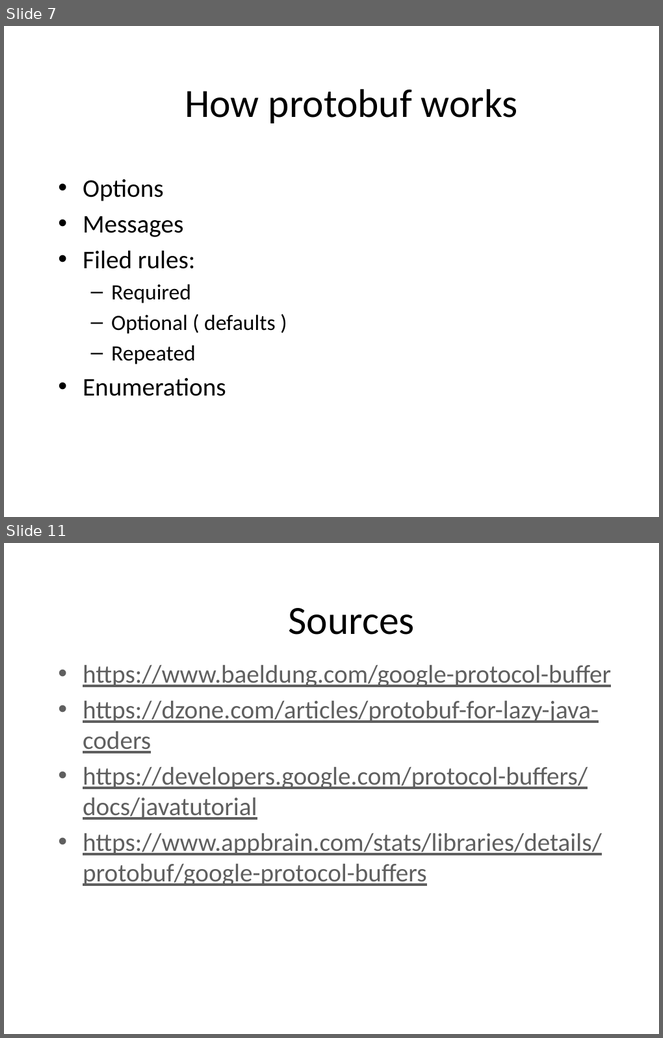
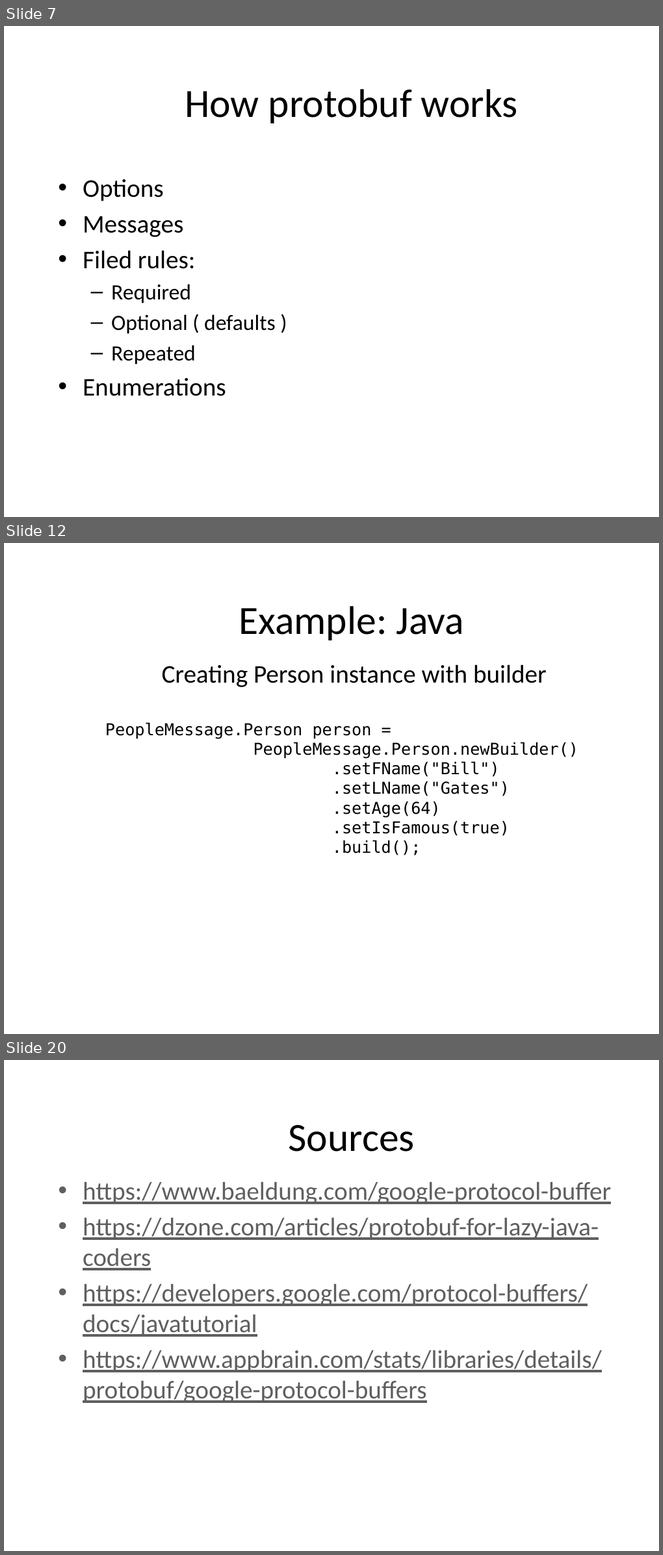
Before and after one commit to BartoszGardziejewski/ProtocolBufferDemo, a slide deck: ProtoBuff.pptx. Shown one above the other, each under a label of ours: slides 7 and 11 before the commit, slides 7, 12 and 20 after it; the slides between them are not shown. The pictures are 663x1038 and 663x1555 pixels, drawn with LibreOffice and Linux fonts; fonts in the diff are those of the drawing; background and template pictures are left out. Boxes give left, top, right and bottom in pixels: in the first picture for what was removed or moved away, otherwise in the second. Text is boxed around its words. In the diff, an @@ line names an element or a change of style, - is before the commit and + after.

```diff
--- a/ProtoBuff.pptx
+++ b/ProtoBuff.pptx
@@ slide 12 added at [4, 543, 659, 1034], background picture (left out) @@
@@ text added at [239, 606, 465, 641], 44 pt, text #000000 @@
+Example: Java
@@ text added at [162, 665, 547, 687], 28 pt, text #000000 @@
+Creating Person instance with builder
@@ text added at [105, 722, 579, 856], 18 pt, text #000000 @@
+PeopleMessage.Person person =
+PeopleMessage.Person.newBuilder()
+.setFName("Bill")
+.setLName("Gates")
+.setAge(64)
+.setIsFamous(true)
+.build();
@@ what was slide 11 is now slide 20 @@
```
Also in this commit, not shown: 3 slides changed, 10 other slides added, 2 slides removed, 5 other files.
